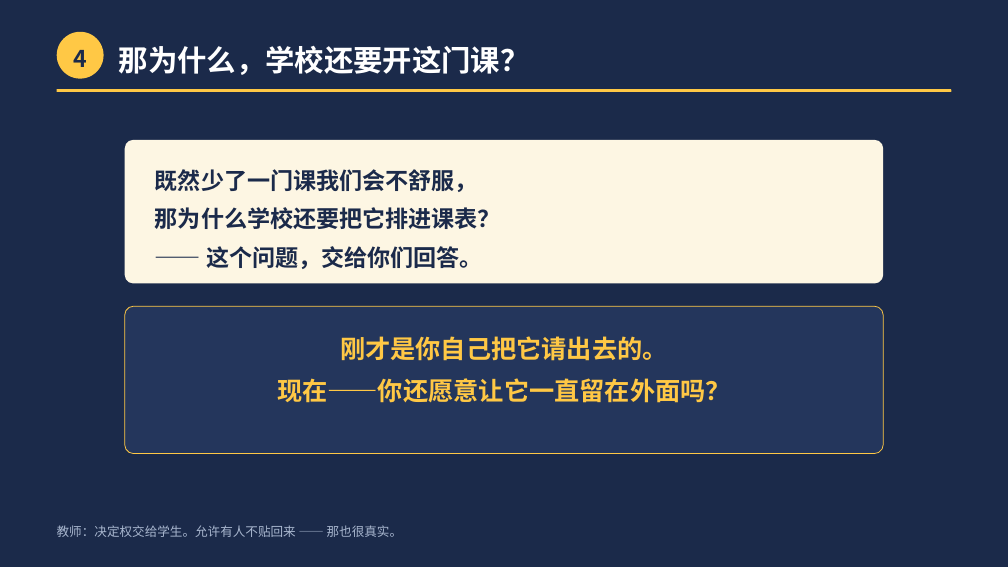
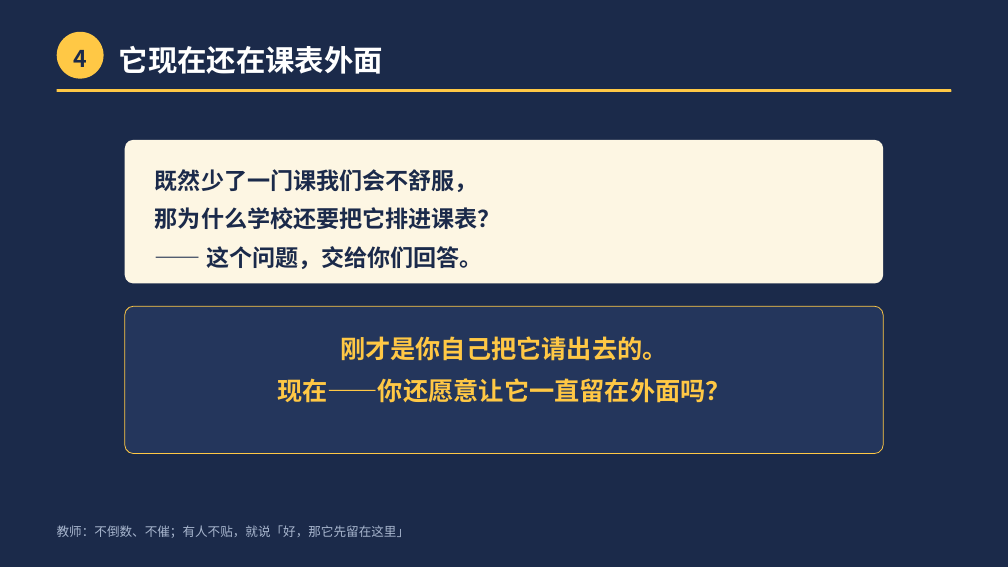
Before and after one commit to 201650545/chenzhou-ideology-competition, a slide deck: slide 14 of 4-要交的材料/第1课成品/第1课_课件.pptx (slide 21 before the commit). Drawn at 1008x567 pixels with LibreOffice and Linux fonts; fonts in the diff are those of the drawing. Boxes give left, top, right and bottom in pixels: in the first picture for what was removed or moved away, otherwise in the second. Text is boxed around its words. In the diff, an @@ line names an element or a change of style, - is before the commit and + after.

Commit message:
按镜像Extended审稿重构：课件改29页(19页播放序列+10页备用)、22+23合并为30秒思政桥、请回来顺序前移、措辞修正；教案与分镜同步

```diff
--- a/4-要交的材料/第1课成品/第1课_课件.pptx
+++ b/4-要交的材料/第1课成品/第1课_课件.pptx
@@ text at box(119, 46, 383, 74): text changed @@
-那为什么，学校还要开这门课？
+它现在还在课表外面
@@ text at box(57, 525, 409, 538): text changed @@
-教师：决定权交给学生。允许有人不贴回来 —— 那也很真实。
+教师：不倒数、不催；有人不贴，就说「好，那它先留在这里」
```
Also in this commit, not shown: 14 other slides changed, 1 slide added, 2 slides removed, 21 other files.
